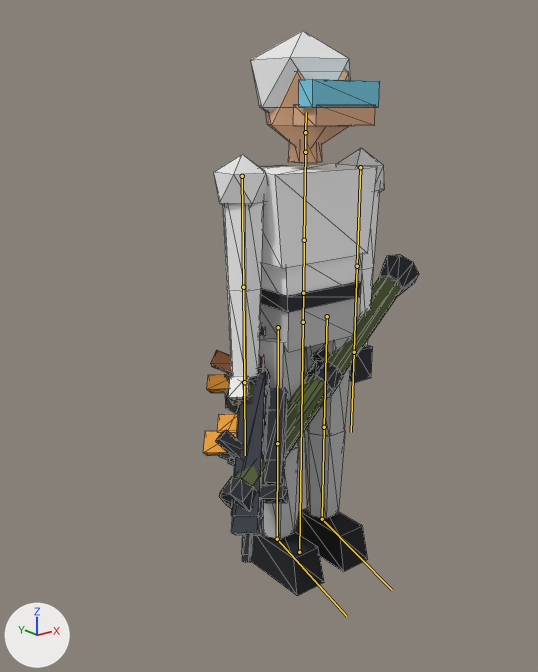
The glTF model client/public/models/player.glb: old version first, new version second.
Before and after are seen from a camera (50 mm lens) standing at (-1.609, -1.826, 1.61) and looking at (-0.211, -0.078, 0.911). The axes (+X, +Y, +Z) are drawn at lower left. The lights are the same throughout. The picture after the commit comes second. The bones that change, and the others that lie on the model, are drawn over the model as lines. Mesh edges are drawn as thin lines.

In view in the first picture: 'Player', 'weapon_ak5', 'weapon_bandage', 'weapon_carl_gustaf', 'weapon_grenade', 'weapon_revolver', 'weapon_sniper'.
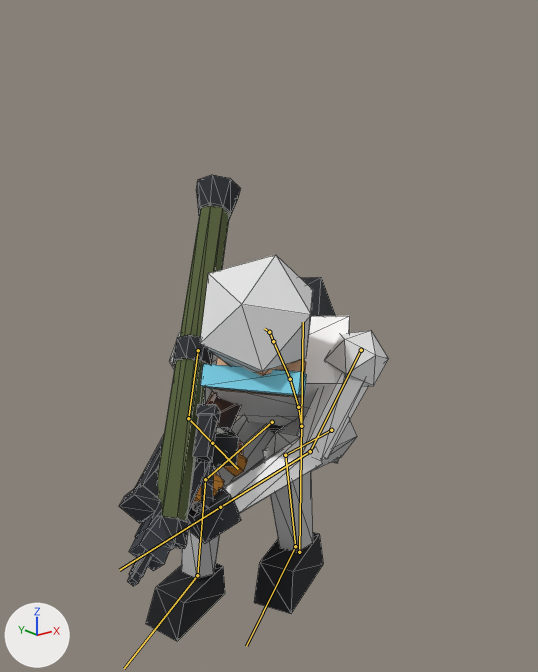
The newer file adds an action. The first version stands in its rest pose; the second is drawn at frame 9 of the action 'shoulder_car_out_r'.

Location of each change, [x1, y1, x2, y2] in pixels of the pictures (538 x 672 px):
'Player', posed (42% wider, 32% shorter)
    before: [214, 31, 385, 596]
    after: [146, 255, 389, 641]
'weapon_carl_gustaf', posed
    before: [215, 254, 419, 512]
    after: [157, 175, 241, 549]
'weapon_sniper', posed (50% wider, 18% shorter)
    before: [207, 325, 288, 562]
    after: [119, 391, 241, 586]
'weapon_ak5', posed
    before: [203, 324, 270, 555]
    after: [129, 396, 248, 578]
'weapon_revolver', posed
    before: [211, 350, 238, 466]
    after: [193, 440, 243, 513]
bone 'hips', root to tip
    before: (303, 322) to (303, 293)
    after: (301, 426) to (298, 407)
bone 'spine', root to tip
    before: (303, 293) to (304, 240)
    after: (298, 407) to (290, 379)
bone 'chest', root to tip
    before: (304, 240) to (305, 152)
    after: (290, 379) to (273, 341)
bone 'head', root to tip
    before: (305, 132) to (306, 112)
    after: (269, 332) to (264, 328)
bone 'upper_arm_L', root to tip
    before: (360, 167) to (357, 266)
    after: (361, 350) to (310, 451)
bone 'forearm_L', root to tip
    before: (357, 266) to (354, 352)
    after: (310, 451) to (220, 507)
bone 'upper_arm_R', root to tip
    before: (242, 176) to (243, 287)
    after: (198, 350) to (188, 418)
bone 'forearm_R', root to tip
    before: (243, 287) to (244, 382)
    after: (188, 418) to (212, 443)
bone 'thigh_L', root to tip
    before: (327, 316) to (324, 427)
    after: (331, 430) to (285, 455)
bone 'shin_L', root to tip
    before: (324, 427) to (322, 519)
    after: (285, 455) to (295, 546)
bone 'foot_L', root to tip
    before: (322, 519) to (392, 590)
    after: (295, 546) to (246, 646)
bone 'thigh_R', root to tip
    before: (278, 327) to (277, 443)
    after: (272, 422) to (205, 479)
bone 'shin_R', root to tip
    before: (277, 443) to (277, 539)
    after: (205, 479) to (197, 575)
bone 'foot_R', root to tip
    before: (277, 539) to (346, 616)
    after: (197, 575) to (124, 668)

What the commit changed:
Bone 'hips' (bone_hips) moves from (0.0, 0.0, 0.0) to (0.0, -0.384, 0.0).
Bone 'hips' (bone_hips) turns from (0, 0, 0) to (26, -57, 0) degrees about its own x, y and z.
Bone 'spine' (bone_spine) turns from (0, 0, 0) to (12, 4, 0) degrees about its own x, y and z.
Bone 'chest' (bone_chest) turns from (0, 0, 0) to (9, 4, 0) degrees about its own x, y and z.
Bone 'head' (bone_head) turns from (0, 0, 0) to (17, -5, 0) degrees about its own x, y and z.
Bone 'upper_arm_L' (bone_upper_arm_l) turns from (0, 0, 0) to (-54, 15, 28) degrees about its own x, y and z.
Bone 'forearm_L' (bone_forearm_l) turns from (0, 0, 0) to (-26, -7, 44) degrees about its own x, y and z.
Bone 'upper_arm_R' (bone_upper_arm_r) turns from (0, 0, 0) to (-19, 3, 18) degrees about its own x, y and z.
Bone 'forearm_R' (bone_forearm_r) turns from (0, 0, 0) to (-67, -38, -98) degrees about its own x, y and z.
Bone 'thigh_L' (bone_thigh_l) turns from (0, 0, 0) to (-128, 5, -2) degrees about its own x, y and z.
Bone 'shin_L' (bone_shin_l) turns from (0, 0, 0) to (116, 0, 0) degrees about its own x, y and z.
Bone 'foot_L' (bone_foot_l) turns from (0, 0, 0) to (-14, 0, 0) degrees about its own x, y and z.
Bone 'thigh_R' (bone_thigh_r) turns from (0, 0, 0) to (-110, 13, 3) degrees about its own x, y and z.
Bone 'shin_R' (bone_shin_r) turns from (0, 0, 0) to (87, 0, 0) degrees about its own x, y and z.
Bone 'foot_R' (bone_foot_r) turns from (0, 0, 0) to (-2, 0, 0) degrees about its own x, y and z.
